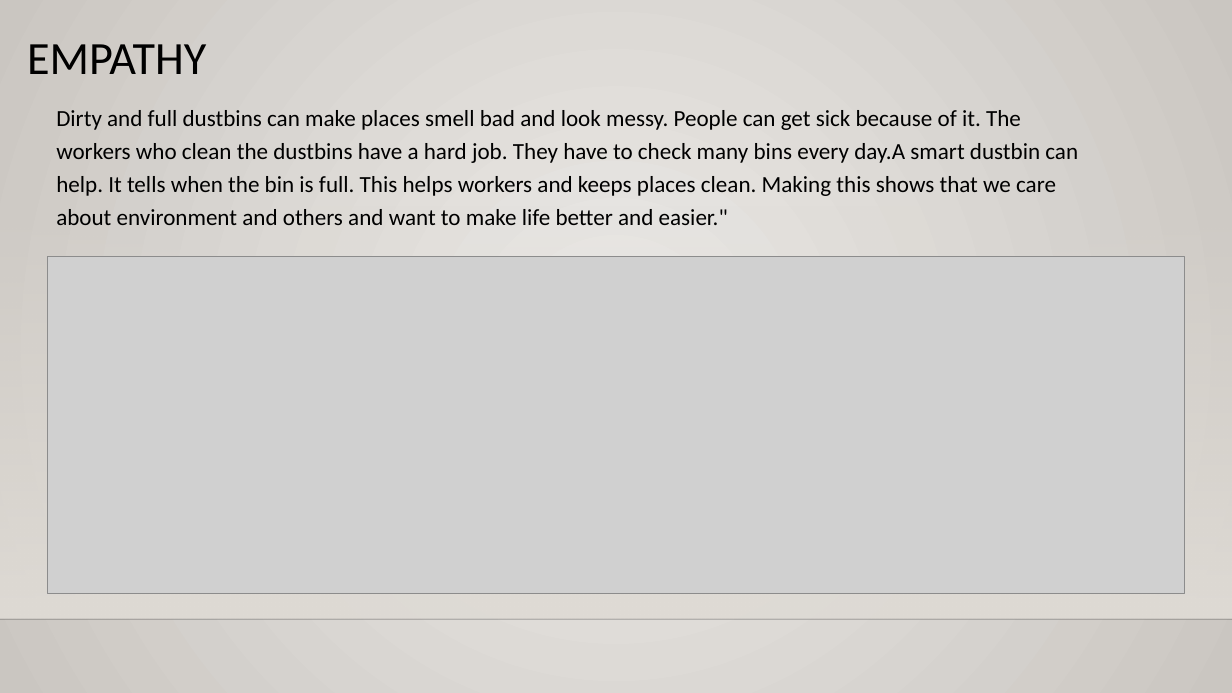
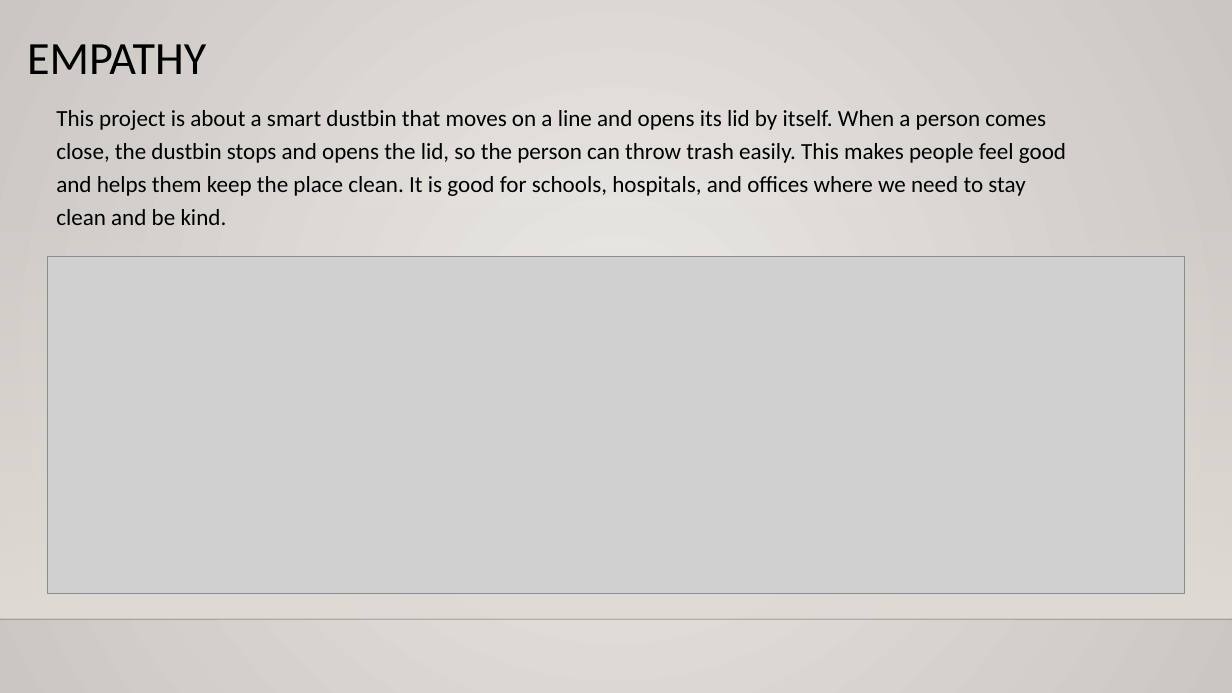
Before and after one commit to hemanthkumar29/design-think-website, a slide deck: slide 7 of public/team_presentations/team_5_presentation.pptx (slide 6 before the commit). Drawn at 1232x693 pixels with LibreOffice and Linux fonts; fonts in the diff are those of the drawing; grey boxes stand for pictures; background and template pictures are left out. Boxes give left, top, right and bottom in pixels: in the first picture for what was removed or moved away, otherwise in the second. Text is boxed around its words. In the diff, an @@ line names an element or a change of style, - is before the commit and + after.

```diff
--- a/public/team_presentations/team_5_presentation.pptx
+++ b/public/team_presentations/team_5_presentation.pptx
@@ text at (56, 110, 1066, 225): text changed @@
-Dirty and full dustbins can make places smell bad and look messy. People can get sick because of it. The workers who clean the dustbins have a hard job. They have to check many bins every day.A smart dustbin can help. It tells when the bin is full. This helps workers and keeps places clean. Making this shows that we care about environment and others and want to make life better and easier."
+This project is about a smart dustbin that moves on a line and opens its lid by itself. When a person comes close, the dustbin stops and opens the lid, so the person can throw trash easily. This makes people feel good and helps them keep the place clean. It is good for schools, hospitals, and offices where we need to stay clean and be kind.
```
Also in this commit, not shown: 1 other slide changed, 8 slides added, 6 slides removed.
